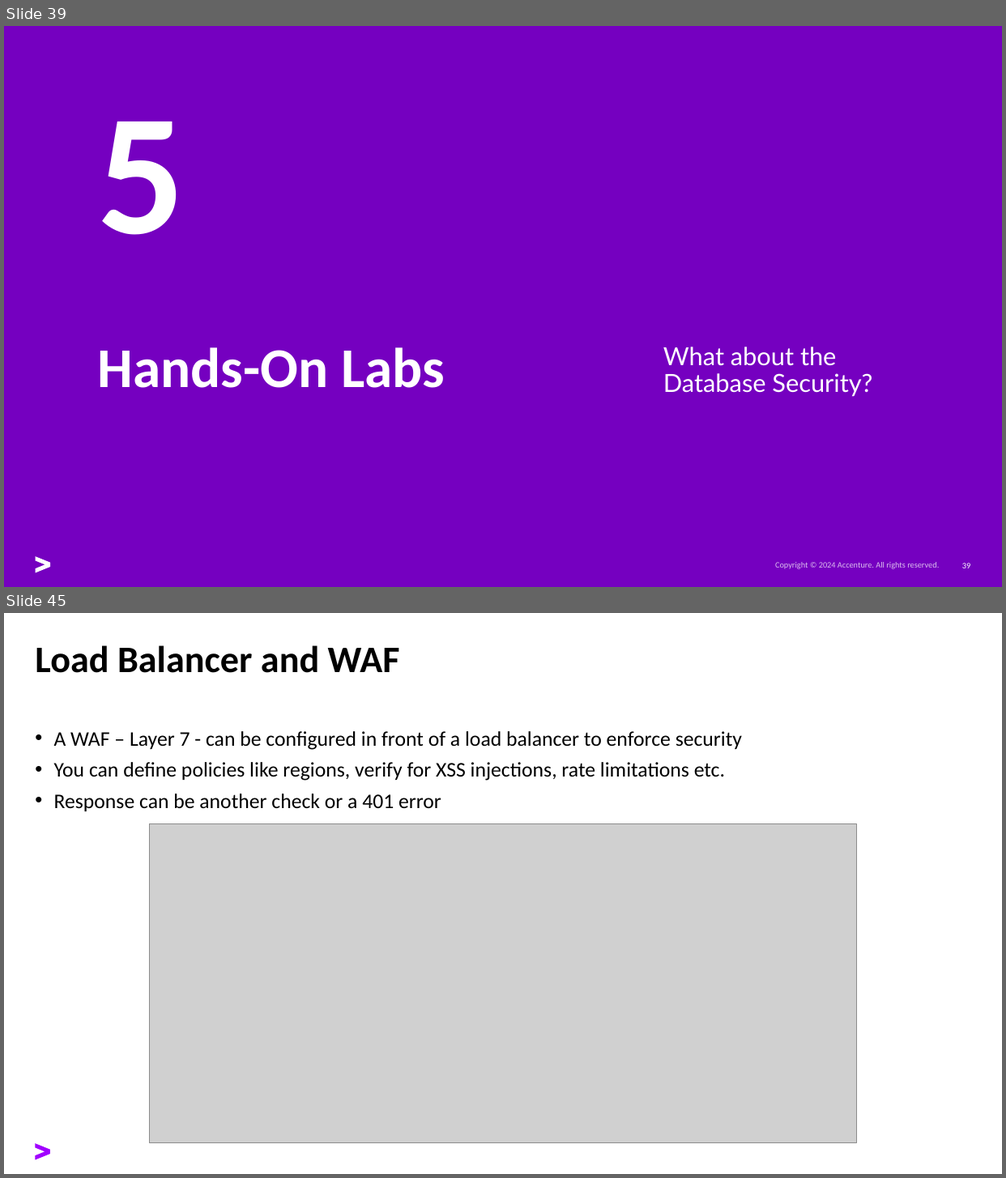
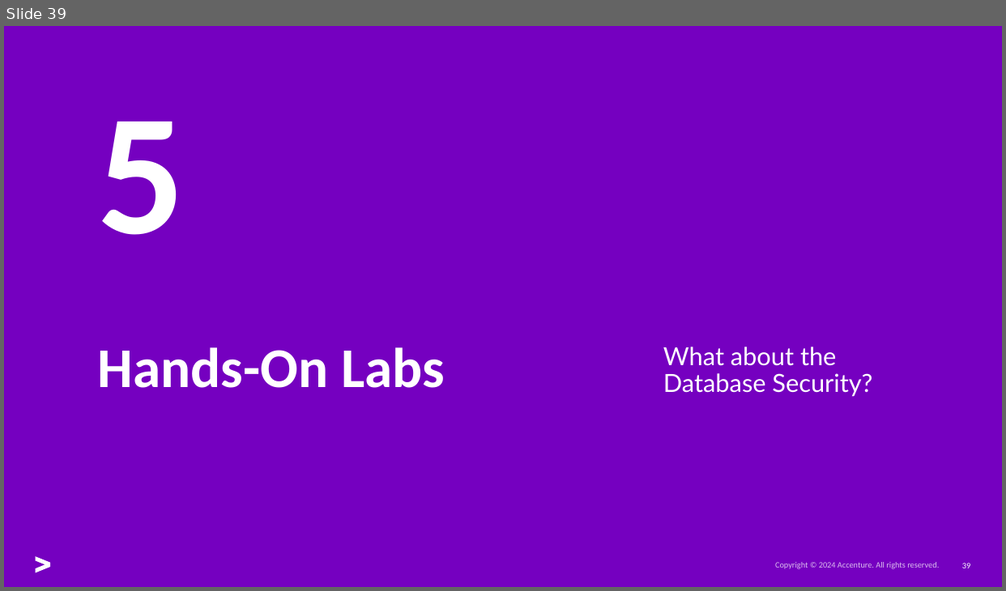
Before and after one commit to oehrlis/oci-sec-ws, a slide deck: ppt/01_Basics.pptx. Shown one above the other, each under a label of ours: slides 39 and 45 before the commit, slide 39 after it; the slides between them are not shown. The pictures are 1006x1178 and 1006x591 pixels, drawn with LibreOffice and Linux fonts; fonts in the diff are those of the drawing; grey boxes stand for pictures; background and template pictures are left out. Boxes give left, top, right and bottom in pixels: in the first picture for what was removed or moved away, otherwise in the second. Text is boxed around its words. In the diff, an @@ line names an element or a change of style, - is before the commit and + after.

```diff
--- a/ppt/01_Basics.pptx
+++ b/ppt/01_Basics.pptx
@@ slide 45 removed at [4, 613, 1002, 1174], background #FFFFFF @@
@@ title removed at [35, 645, 400, 673] @@
-Load Balancer and WAF
@@ text removed at [54, 731, 742, 811] @@
-• A WAF – Layer 7 - can be configured in front of a load balancer to enforce security
-• You can define policies like regions, verify for XSS injections, rate limitations etc.
-• Response can be another check or a 401 error
@@ picture removed at [149, 824, 857, 1143] @@
@@ freeform shape removed at [36, 1144, 50, 1161] @@
```
Also in this commit, not shown: 1 slide changed, 6 other slides removed, 3 other files.
